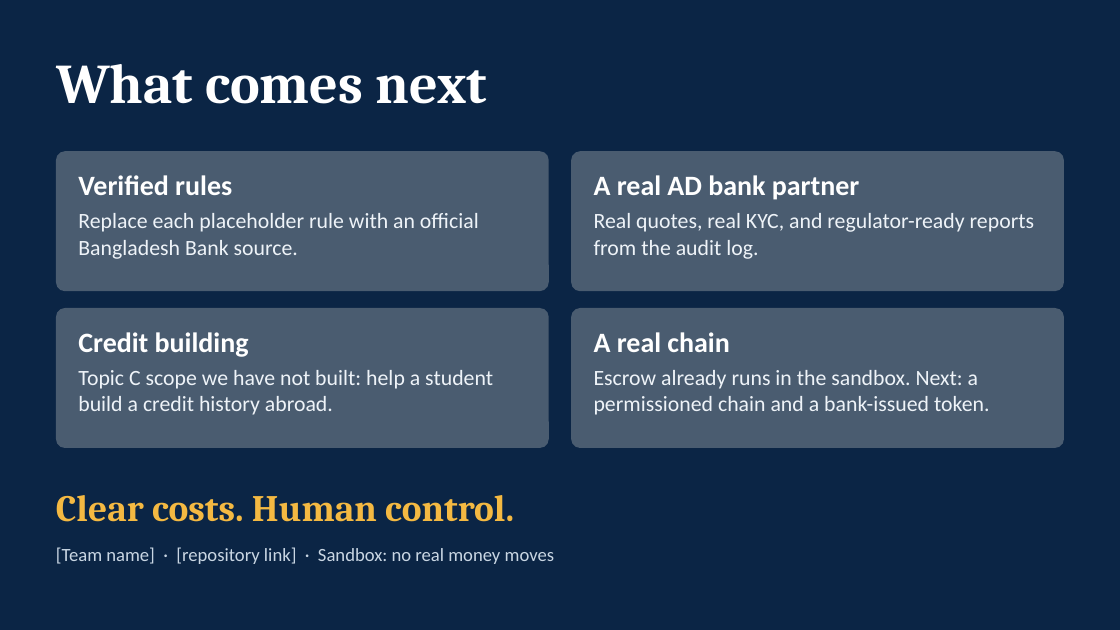
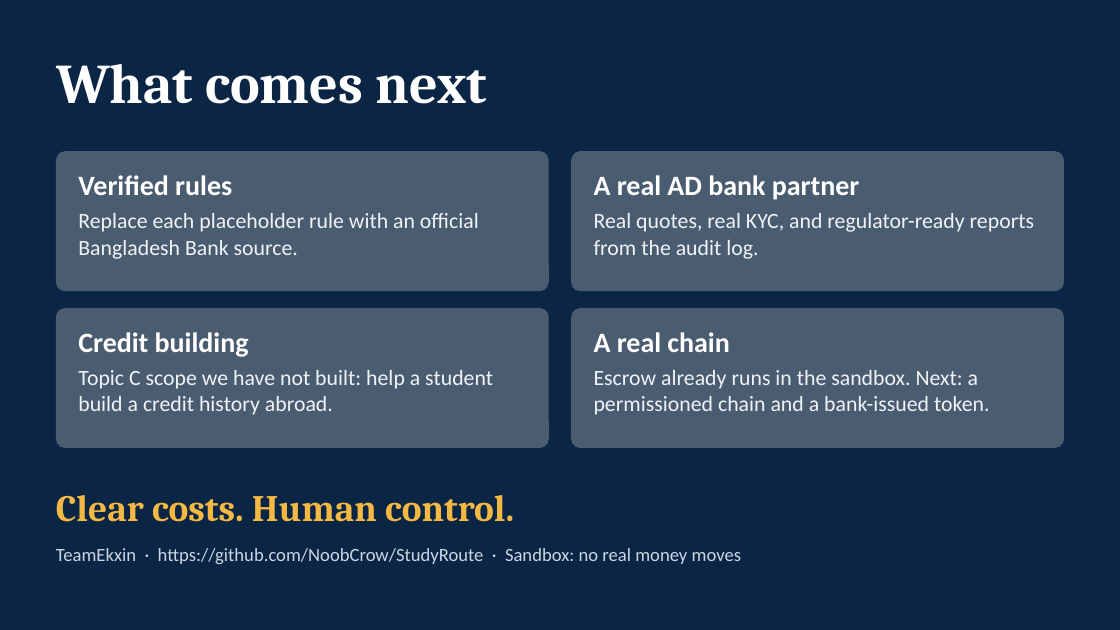
Before and after one commit to NoobCrow/StudyRoute, a slide deck: slide 12 of submission/StudyRoute_Deck.pptx. Drawn at 1120x630 pixels with LibreOffice and Linux fonts; fonts in the diff are those of the drawing. Boxes give left, top, right and bottom in pixels: in the first picture for what was removed or moved away, otherwise in the second. Text is boxed around its words. In the diff, an @@ line names an element or a change of style, - is before the commit and + after.

Commit message:
docs: screenshots and execution evidence for the AI risk score, team details, clearer factor wording
- README gallery: the parent's risk score page, the reviewer's brief and queue.
- submission/evidence/review_demo_run.txt: the whole risk-score and bank-review story run live,
  every step checked.
- Team name and repository link filled into the deck; competition-rules self-check, checklist
  and video status updated (the team records the voiced pitch and makes the repository public).
- Factor sentences now say only what is true (ordinary or unusual) instead of implying a count.
- Release manifest refreshed.

```diff
--- a/submission/StudyRoute_Deck.pptx
+++ b/submission/StudyRoute_Deck.pptx
@@ text at [56,548,741,564]: text changed @@
-[Team name] · [repository link] · Sandbox: no real money moves
+TeamEkxin · https://github.com/NoobCrow/StudyRoute · Sandbox: no real money moves
```
Also in this commit, not shown: 1 other slide changed, 10 other files.
